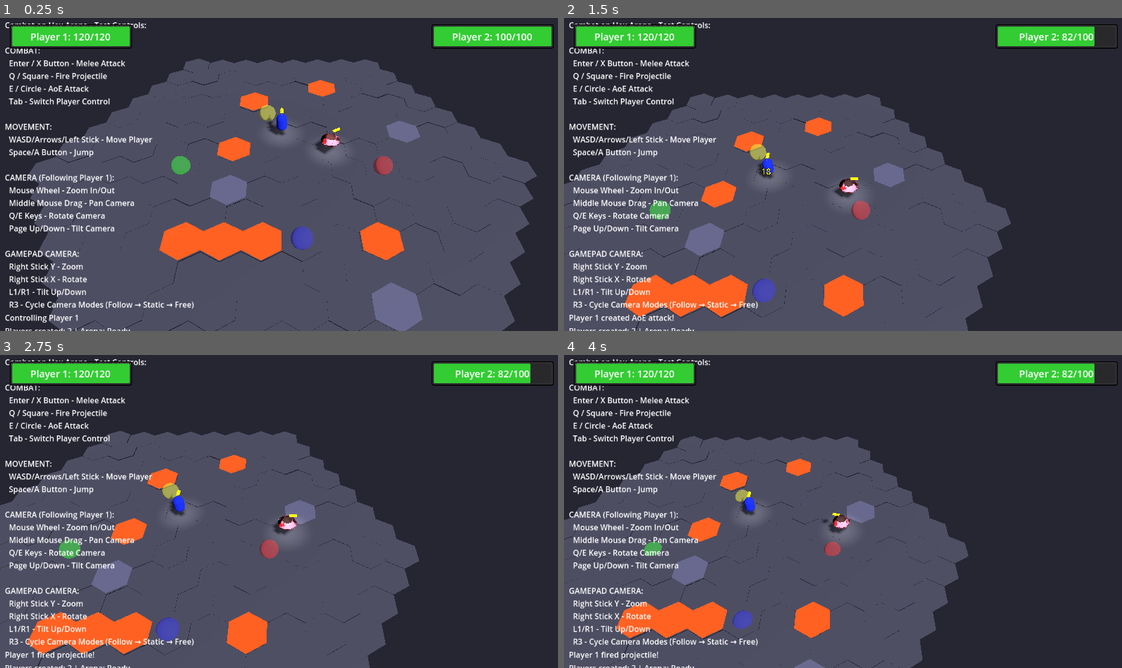
Above: before the commit, frames 1-4 (two rows, left to right).
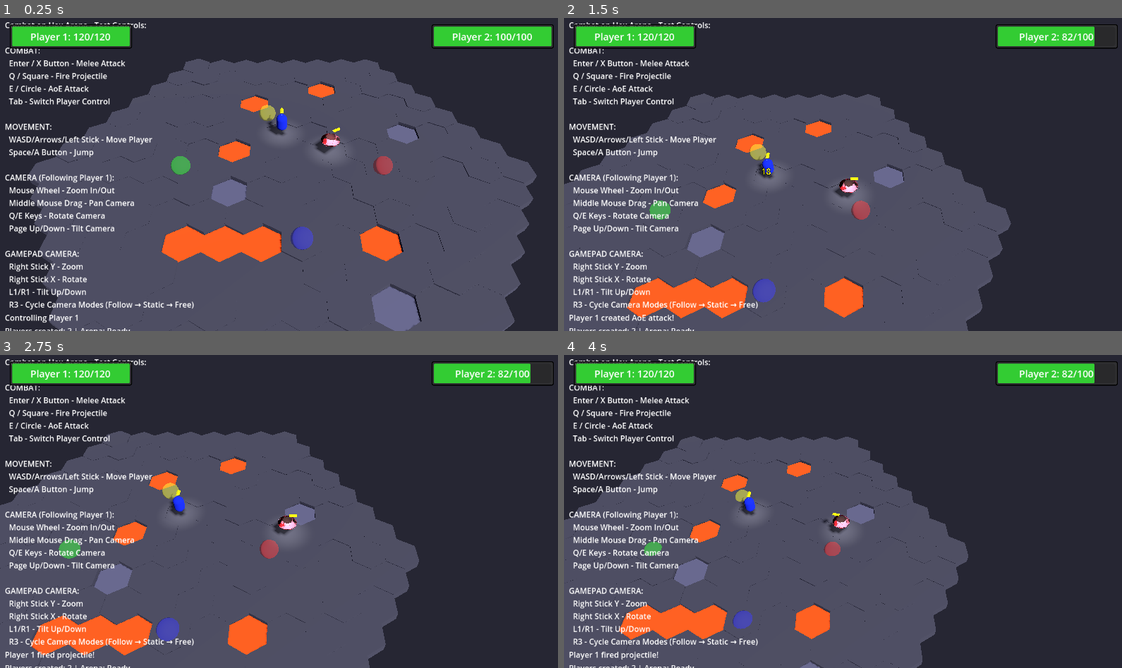
Above: after the commit, the same moments.

Repository: bbaserdem/GemBrawl
Game: Godot game, scene res://tests/TestCombatAttack.tscn
The game is run twice, just before and just after one commit, with the same random seed, the same clock (stepped at 60 frames per second) and the same inputs. This scene is started directly instead of the project's main scene.
Inputs (mouse positions are in pixels of both pictures, inside the frame that each line leads up to):
- Up to frame 1 (0.25 s): no input
- Up to frame 2 (1.5 s): tap Enter (attack_melee) at 0.5 s; move the mouse to (971, 155) at 0.52 s; hold D (move_right) 0.53-1.25 s; hold E (attack_aoe) 0.53-1.25 s; click (971, 155) at 0.67 s; drag from (731, 187) to (815, 237) at 1.27 s
- Up to frame 3 (2.75 s): move the mouse to (340, 439) at 2.02 s; hold D (move_right) from 2.03 s (still down); hold Q (attack_ranged) from 2.03 s (still down)
- Up to frame 4 (4 s): release D (move_right) at 2.75 s; release Q (attack_ranged) at 2.75 s; drag from (815, 574) to (675, 461) at 2.77 s; move the mouse to (1015, 558) at 3.52 s; hold A (move_left) from 3.53 s (still down); hold Mouse wheel down (camera_zoom_out) from 3.53 s (still down)

The runs differ from the first frame. In frame 1, 1.7% of the frame differs, in the area x 5-97%, y 14-100%; in frame 2, 1.2%; in frame 3, 1.3%; in frame 4, 1.1%.

Commit message:
feat: implement hexagonal prism floor tiles for arena
- Update _create_hex_mesh() to generate complete 3D hexagonal prisms
  - Add bottom face with proper triangulation
  - Add 6 side faces with correct winding order
  - Implement proper vertex normals for all faces (top, bottom, sides)
  - Add UV mapping for future texture support (planar for top/bottom, strip for sides)
- Fix hazard tile rendering issues
  - Remove underlying floor tiles when placing hazards to prevent overlap
  - Set hazard_height_offset to -0.2 to make hazards sink below floor level
  - Eliminate Z-fighting and flickering between overlapping meshes
- Maintain backward compatibility with existing arena systems

🤖 Generated with [Claude Code](https://claude.ai/code)

Co-Authored-By: Claude <noreply@anthropic.com>

Diff:
--- a/gembrawl/arena/HexArena.gd
+++ b/gembrawl/arena/HexArena.gd
@@ -17,7 +17,7 @@
 ## Tile configuration
 @export var tile_thickness: float = 0.5  # Height of tile blocks
 @export var height_noise_amount: float = 0.05  # Random height variation
-@export var hazard_height_offset: float = 0.1  # Height offset for hazards
+@export var hazard_height_offset: float = -0.2  # Height offset for hazards (negative to sink them)
 
 ## Visual settings
 @export var floor_material: StandardMaterial3D
@@ -56,34 +56,102 @@
 	var vertices = PackedVector3Array()
 	var uvs = PackedVector2Array()
 	var normals = PackedVector3Array()
-
-	# Top face
-	# Center vertex
-	vertices.push_back(Vector3(0, tile_thickness/2, 0))
-	uvs.push_back(Vector2(0.5, 0.5))
-	normals.push_back(Vector3.UP)
-
-	# Outer vertices (6 points) - top face
+	var indices = PackedInt32Array()
+
+	# Helper to generate hex vertices at a given height
+	var hex_points = []
 	for i in range(6):
 		var angle = (PI / 3.0) * i - PI / 6.0  # Start at top point
 		var x = hex_size * cos(angle)
 		var z = hex_size * sin(angle)
-		vertices.push_back(Vector3(x, tile_thickness/2, z))
-
-		# UV coordinates
-		var u = 0.5 + 0.5 * cos(angle)
-		var v = 0.5 + 0.5 * sin(angle)
+		hex_points.append(Vector2(x, z))
+
+	var half_thickness = tile_thickness / 2.0
+
+	# Top face (y = tile_thickness/2)
+	# Center vertex
+	vertices.push_back(Vector3(0, half_thickness, 0))
+	uvs.push_back(Vector2(0.5, 0.5))
+	normals.push_back(Vector3.UP)
+
+	# Outer vertices - top face
+	for i in range(6):
+		vertices.push_back(Vector3(hex_points[i].x, half_thickness, hex_points[i].y))
+		# UV coordinates for top face
+		var u = 0.5 + 0.5 * hex_points[i].x / hex_size
+		var v = 0.5 + 0.5 * hex_points[i].y / hex_size
 		uvs.push_back(Vector2(u, v))
 		normals.push_back(Vector3.UP)
 
-	# Create triangles
-	var indices = PackedInt32Array()
+	# Bottom face (y = -tile_thickness/2)
+	# Center vertex
+	vertices.push_back(Vector3(0, -half_thickness, 0))
+	uvs.push_back(Vector2(0.5, 0.5))
+	normals.push_back(Vector3.DOWN)
+
+	# Outer vertices - bottom face
+	for i in range(6):
+		vertices.push_back(Vector3(hex_points[i].x, -half_thickness, hex_points[i].y))
+		# UV coordinates for bottom face
+		var u = 0.5 + 0.5 * hex_points[i].x / hex_size
+		var v = 0.5 + 0.5 * hex_points[i].y / hex_size
+		uvs.push_back(Vector2(u, v))
+		normals.push_back(Vector3.DOWN)
+
+	# Create indices for top face triangles
 	for i in range(6):
 		indices.push_back(0)  # Center
 		indices.push_back(i + 1)
 		indices.push_back((i % 6) + 1 + 1)
 	# Fix the last triangle
 	indices[17] = 1  # Wrap around to first vertex
+
+	# Create indices for bottom face triangles (reversed winding)
+	for i in range(6):
+		indices.push_back(7)  # Bottom center
+		indices.push_back(((i + 1) % 6) + 8)
+		indices.push_back(i + 8)
+
+	# Add vertices for side faces
+	# Each side face needs 4 vertices (2 top, 2 bottom)
+	for i in range(6):
+		var next_i = (i + 1) % 6
+
+		# Calculate normal for this face
+		# Get the midpoint of the edge
+		var edge_midpoint = (hex_points[i] + hex_points[next_i]) / 2.0
+		# Normal points from center to edge midpoint
+		var face_normal = Vector3(edge_midpoint.x, 0, edge_midpoint.y).normalized()
+
+		# Top edge vertices
+		vertices.push_back(Vector3(hex_points[i].x, half_thickness, hex_points[i].y))
+		vertices.push_back(Vector3(hex_points[next_i].x, half_thickness, hex_points[next_i].y))
+		# Bottom edge vertices
+		vertices.push_back(Vector3(hex_points[i].x, -half_thickness, hex_points[i].y))
+		vertices.push_back(Vector3(hex_points[next_i].x, -half_thickness, hex_points[next_i].y))
+
+		# UV mapping for side faces (strip mapping)
+		var u_start = float(i) / 6.0
+		var u_end = float(i + 1) / 6.0
+		uvs.push_back(Vector2(u_start, 0))  # Top left
+		uvs.push_back(Vector2(u_end, 0))    # Top right
+		uvs.push_back(Vector2(u_start, 1))  # Bottom left
+		uvs.push_back(Vector2(u_end, 1))    # Bottom right
+
+		# Normals for all 4 vertices of this face
+		for j in range(4):
+			normals.push_back(face_normal)
+
+		# Create two triangles for this side face
+		var base_idx = 14 + i * 4
+		# First triangle (clockwise winding for outward-facing normal)
+		indices.push_back(base_idx)
+		indices.push_back(base_idx + 2)
+		indices.push_back(base_idx + 1)
+		# Second triangle (clockwise winding for outward-facing normal)
+		indices.push_back(base_idx + 1)
+		indices.push_back(base_idx + 2)
+		indices.push_back(base_idx + 3)
 
 	arrays[Mesh.ARRAY_VERTEX] = vertices
 	arrays[Mesh.ARRAY_TEX_UV] = uvs
@@ -173,6 +241,11 @@
 
 			# Check if not already occupied
 			if not hazard_tiles.has(hex_coord):
+				# Remove existing floor tile at this position
+				if floor_tiles.has(hex_coord):
+					floor_tiles[hex_coord].queue_free()
+					floor_tiles.erase(hex_coord)
+
 				# Determine hazard type
 				var is_spike = placed < spike_count
 
